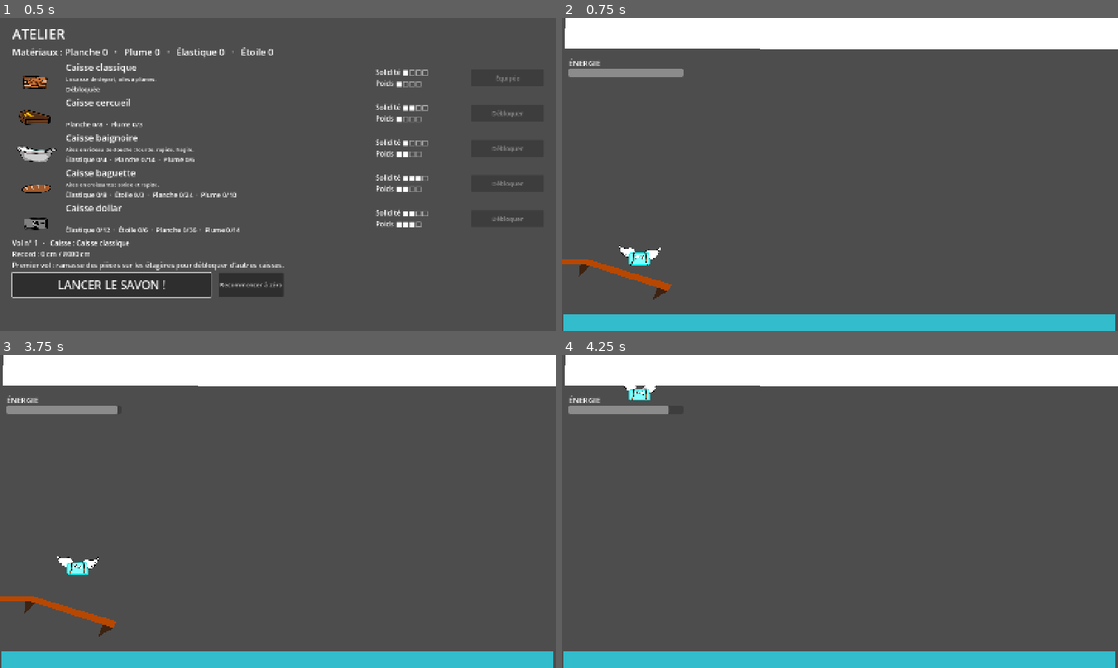
Above: before the commit, frames 1-4 (two rows, left to right).
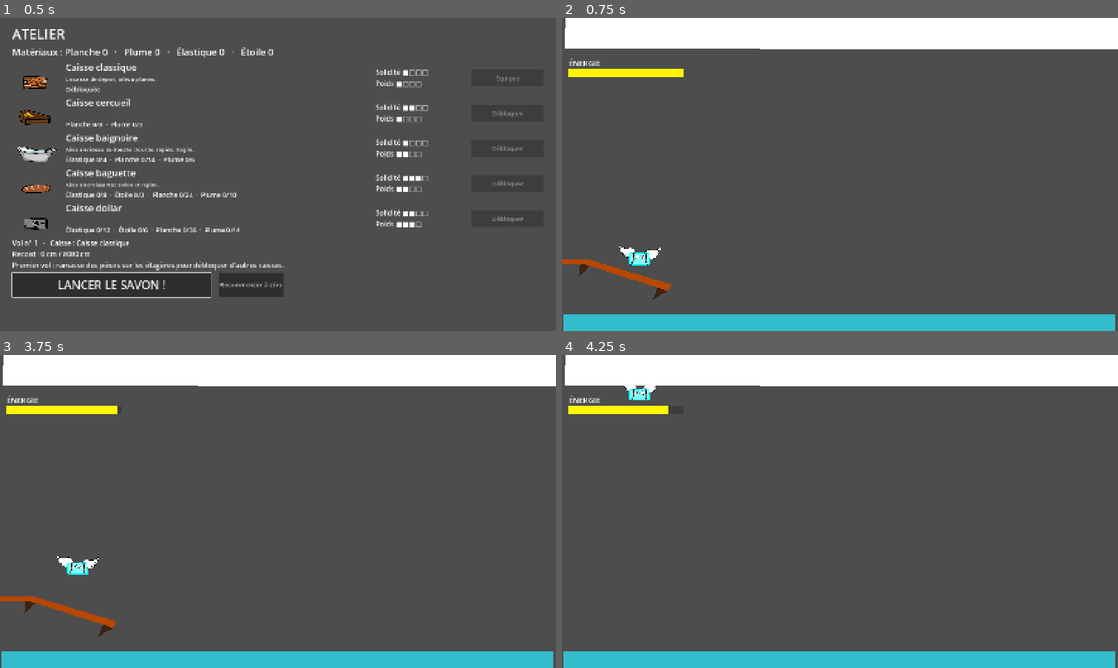
Above: after the commit, the same moments.

Repository: atostivint/LesAilesEtLaCaisse
Game: Godot game, scene res://scenes/atelier.tscn
The game is run twice, just before and just after one commit, with the same random seed, the same clock (stepped at 60 frames per second) and the same inputs.
Inputs (mouse positions are in pixels of both pictures, inside the frame that each line leads up to):
- Up to frame 1 (0.5 s): no input
- Up to frame 2 (0.75 s): click "LANCER LE SAVON !" at 0.5 s
- Up to frame 3 (3.75 s): click "Recommencer à zéro" at 1.25 s; click "Recommencer à zéro" at 2 s; click "Recommencer à zéro" at 2.75 s; tap Enter at 3.5 s; move the mouse to (400, 495) at 3.52 s; hold Space (thrust) from 3.53 s (still down); click (400, 495) at 3.67 s
- Up to frame 4 (4.25 s): keep holding Space (thrust)

Frame 1 is identical in both runs. In frame 2, 0.6% of the frame differs, in the area x 1-22%, y 16-19%; in frame 3, 0.5%; in frame 4, 0.5%.

Commit message:
change energy bar color

Diff:
--- a/scenes/level.tscn
+++ b/scenes/level.tscn
@@ -3,6 +3,9 @@
 [ext_resource type="Script" uid="uid://do2cxnwqyse7o" path="res://scenes/level.gd" id="1_2q6dc"]
 [ext_resource type="PackedScene" uid="uid://5yrrq8pk76qm" path="res://scenes/soap.tscn" id="2_w7c3h"]
 [ext_resource type="PackedScene" uid="uid://b7ms8okbpn1jt" path="res://scenes/shelf.tscn" id="3_w8frs"]
+
+[sub_resource type="StyleBoxFlat" id="StyleBoxFlat_w8frs"]
+bg_color = Color(1, 0.9666667, 0, 1)
 
 [sub_resource type="RectangleShape2D" id="RectangleShape2D_vcd8f"]
 size = Vector2(1467, 85.5)
@@ -37,6 +40,7 @@
 offset_top = 132.0
 offset_right = 317.0
 offset_bottom = 156.0
+theme_override_styles/fill = SubResource("StyleBoxFlat_w8frs")
 show_percentage = false
 
 [node name="TrapsSpawnerGroup" type="Polygon2D" parent="." unique_id=1986952392]
